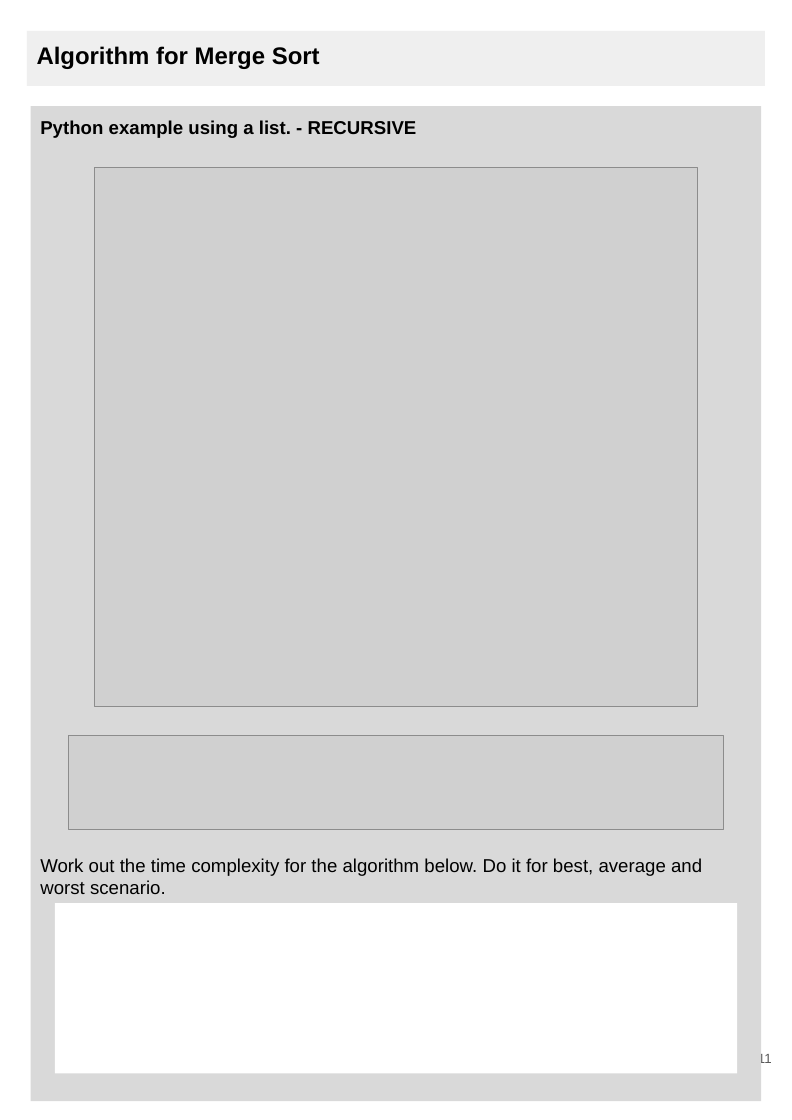
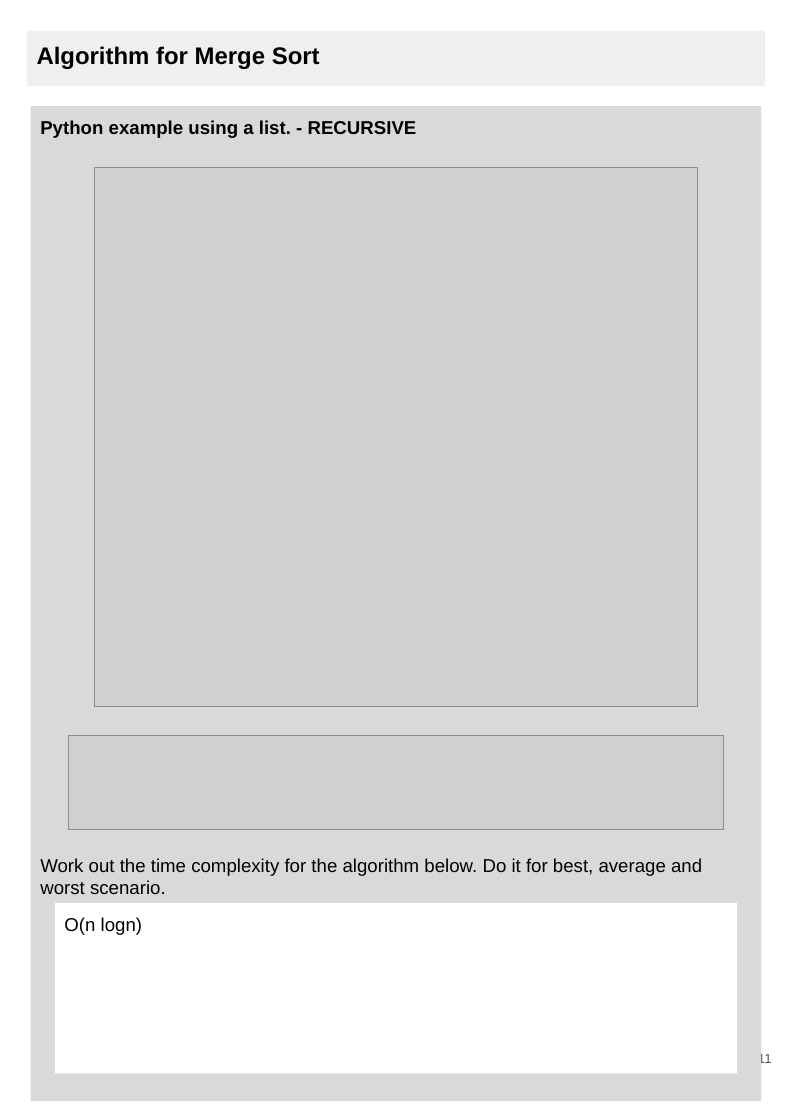
Before and after one commit to Ice424/CS-ALevel, a slide deck: slide 11 of python/Sorting Algorithms/V2.0 4.3.5 Sorting Algorithms.pptx. Drawn at 792x1120 pixels with LibreOffice and Linux fonts; fonts in the diff are those of the drawing; grey boxes stand for pictures. Boxes give left, top, right and bottom in pixels: in the first picture for what was removed or moved away, otherwise in the second. Text is boxed around its words. In the diff, an @@ line names an element or a change of style, - is before the commit and + after.

```diff
--- a/python/Sorting Algorithms/V2.0 4.3.5 Sorting Algorithms.pptx
+++ b/python/Sorting Algorithms/V2.0 4.3.5 Sorting Algorithms.pptx
@@ text in rectangle at (64,917,142,935): text added @@
+O(n logn)
```
Also in this commit, not shown: 1 other slide changed, 7 other files.
